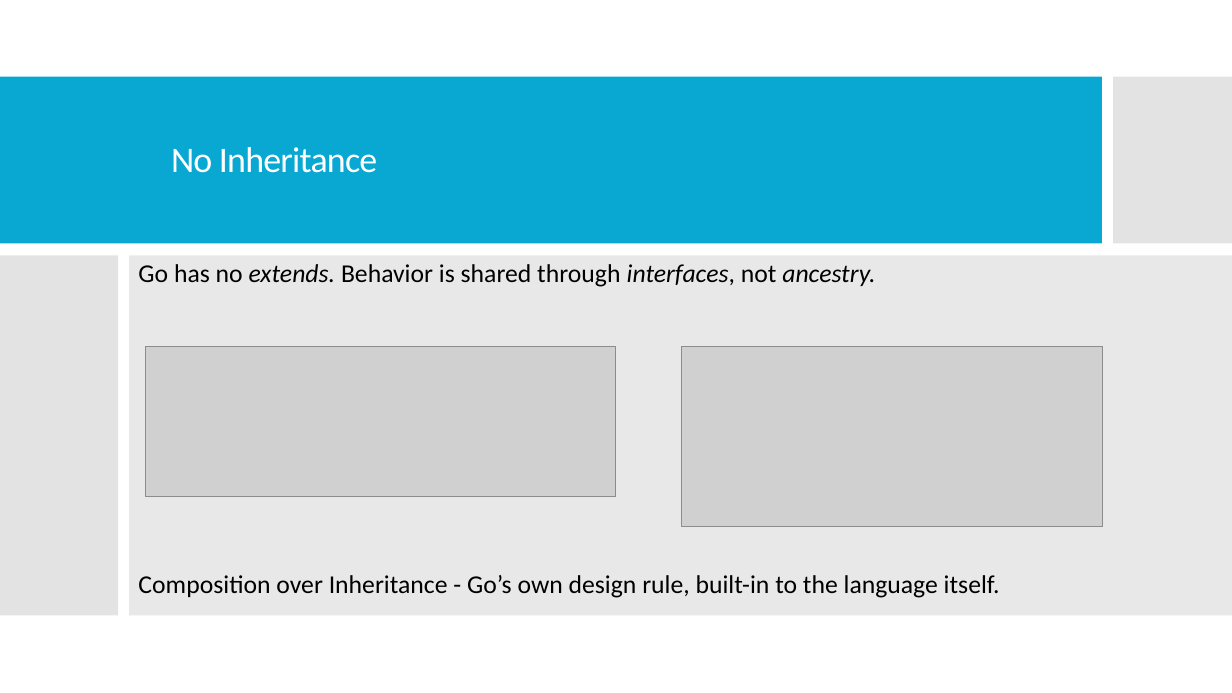
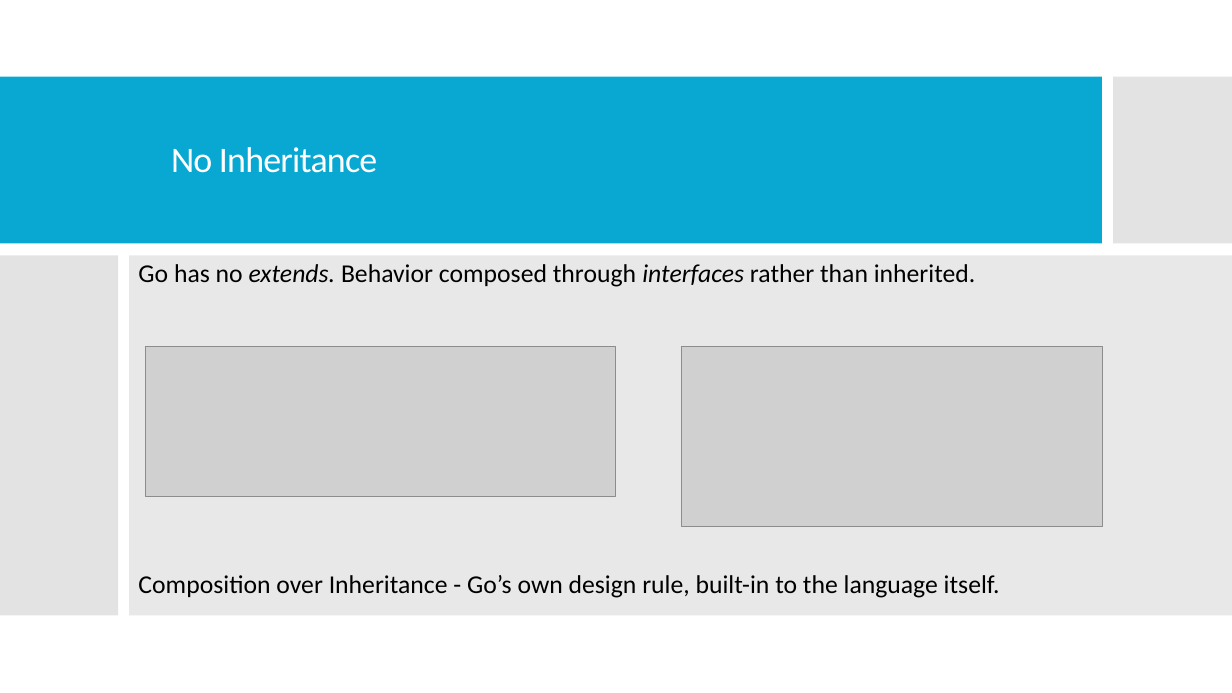
Before and after one commit to cmclaughlin24/asteroids, a slide deck: slide 7 of docs/Overview of Go Language.pptx. Drawn at 1232x693 pixels with LibreOffice and Linux fonts; fonts in the diff are those of the drawing; grey boxes stand for pictures. Boxes give left, top, right and bottom in pixels: in the first picture for what was removed or moved away, otherwise in the second. Text is boxed around its words. In the diff, an @@ line names an element or a change of style, - is before the commit and + after.

```diff
--- a/docs/Overview of Go Language.pptx
+++ b/docs/Overview of Go Language.pptx
@@ text at (138, 264, 976, 287): text changed @@
-Go has no extends. Behavior is shared through interfaces, not ancestry.
+Go has no extends. Behavior composed through interfaces rather than inherited.
```
Also in this commit, not shown: 3 other slides changed.
